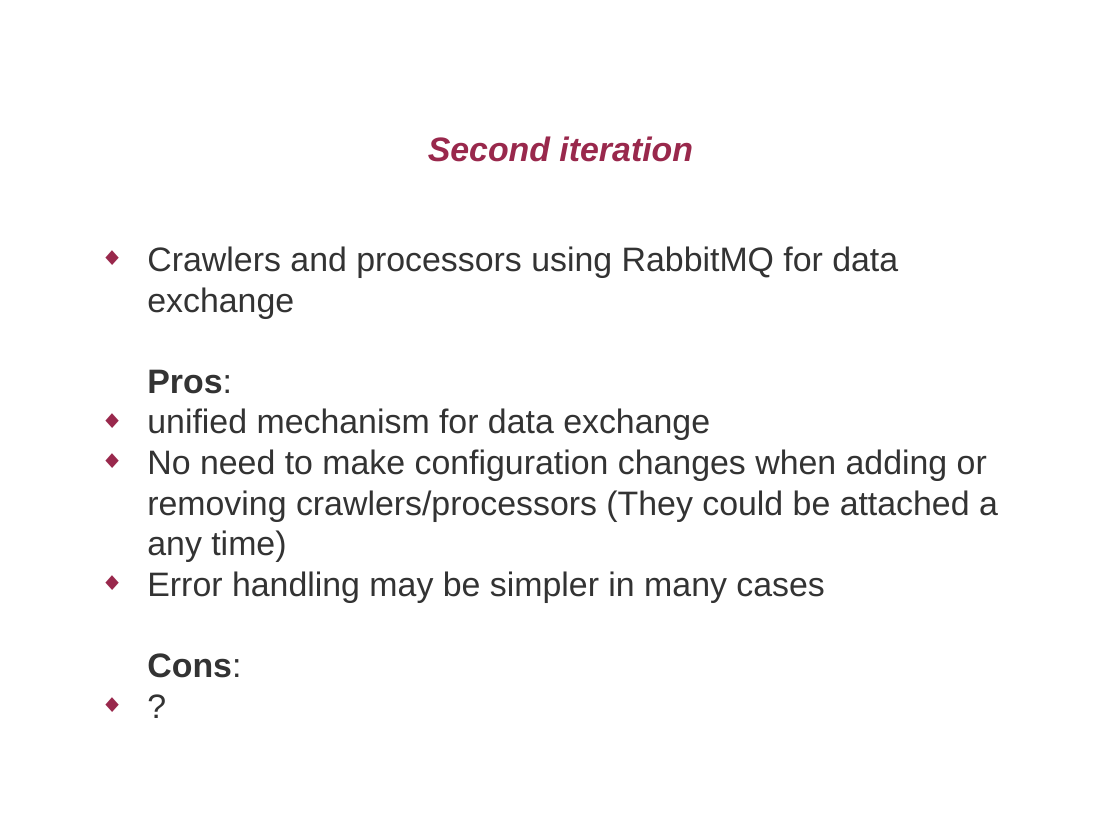
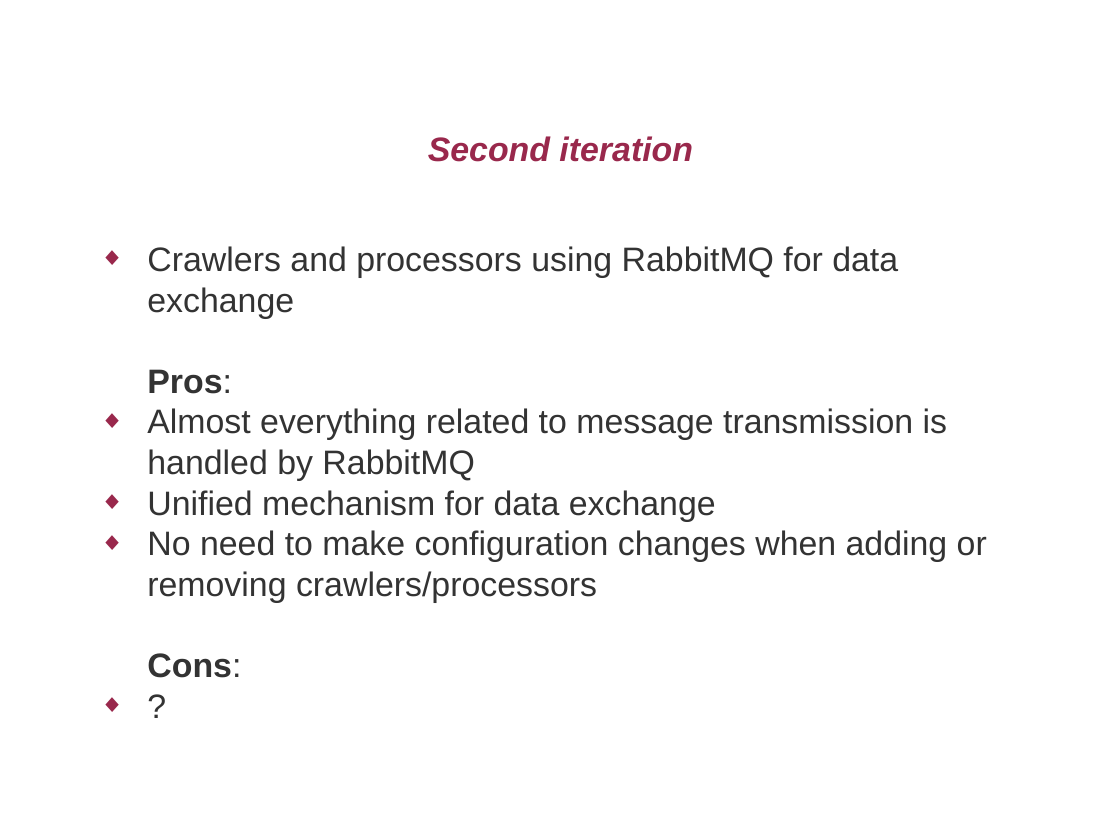
Before and after one commit to AlexanderAA/nzpug, a slide deck: slide 5 of jul2011/slides/slides.odp. Drawn at 1120x840 pixels with LibreOffice and Linux fonts; fonts in the diff are those of the drawing; background and template pictures are left out. Boxes give left, top, right and bottom in pixels: in the first picture for what was removed or moved away, otherwise in the second. Text is boxed around its words. In the diff, an @@ line names an element or a change of style, - is before the commit and + after.

```diff
--- a/jul2011/slides/slides.odp
+++ b/jul2011/slides/slides.odp
@@ text at [147,408,987,603]: text changed @@
-◆ unified mechanism for data exchange
-◆ No need to make configuration changes when adding or removing crawlers/processors (They could be attached a any time)
-◆ Error handling may be simpler in many cases
+◆ Almost everything related to message transmission is handled by RabbitMQ
+◆ Unified mechanism for data exchange
+◆ No need to make configuration changes when adding or removing crawlers/processors
```
Also in this commit, not shown: 7 other slides changed, 2 other files.
